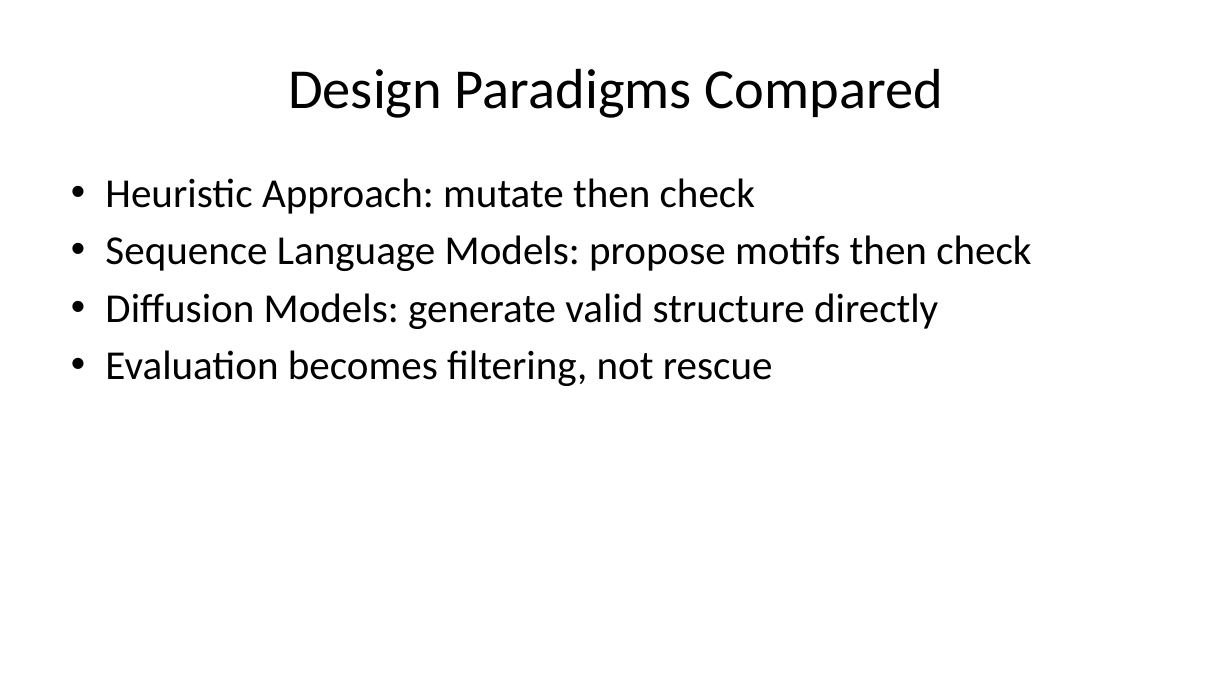
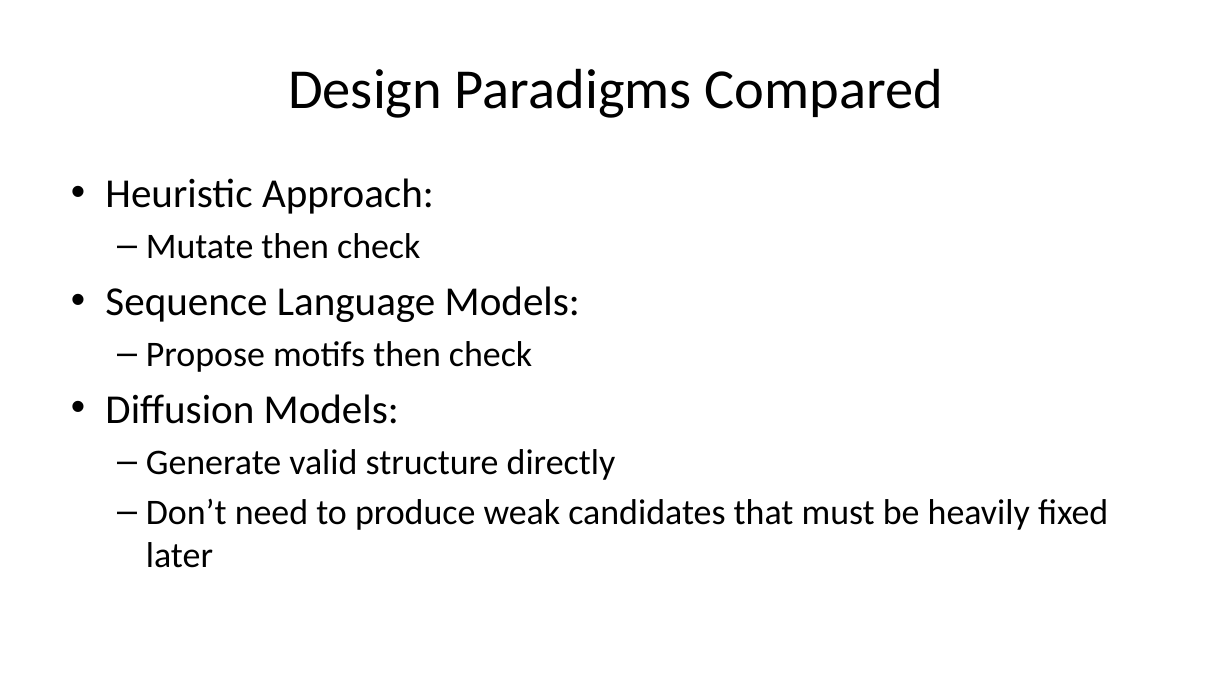
Before and after one commit to kaylertee/ActiveTargeting, a slide deck: slide 16 of Presentations/19 Jan 2026 RFdiffusion.pptx (slide 14 before the commit). Drawn at 1232x693 pixels with LibreOffice and Linux fonts; fonts in the diff are those of the drawing. Boxes give left, top, right and bottom in pixels: in the first picture for what was removed or moved away, otherwise in the second. Text is boxed around its words. In the diff, an @@ line names an element or a change of style, - is before the commit and + after.

```diff
--- a/Presentations/19 Jan 2026 RFdiffusion.pptx
+++ b/Presentations/19 Jan 2026 RFdiffusion.pptx
@@ text at [105, 178, 1108, 568]: text changed; size 32 to 28 pt @@
-• Heuristic Approach: mutate then check
-• Sequence Language Models: propose motifs then check
-• Diffusion Models: generate valid structure directly
-• Evaluation becomes filtering, not rescue
+• Heuristic Approach:
+  – Mutate then check
+• Sequence Language Models:
+  – Propose motifs then check
+• Diffusion Models:
+  – Generate valid structure directly
+  – Don’t need to produce weak candidates that must be heavily fixed later
```
Also in this commit, not shown: 5 other slides changed, 6 slides added, 1 slide removed.
